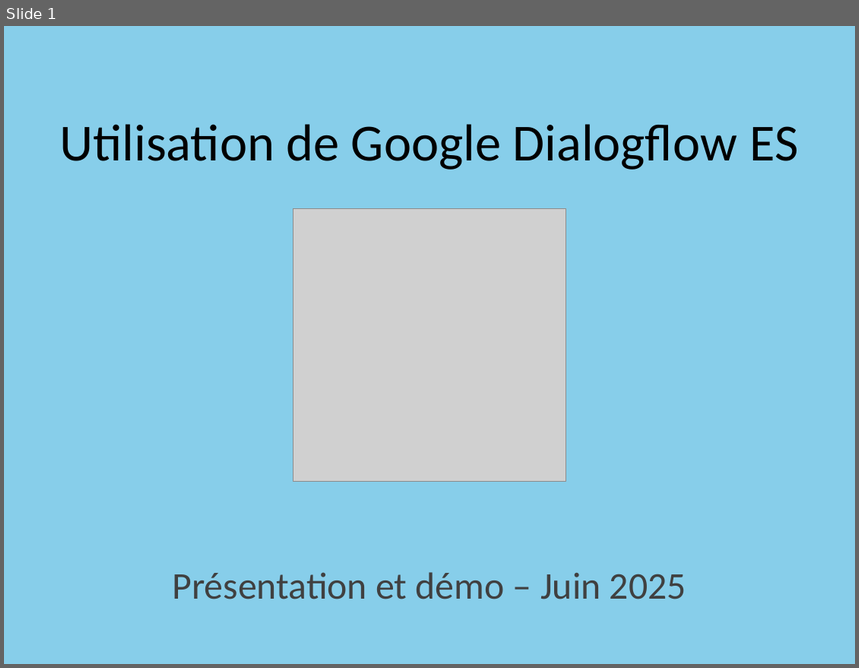
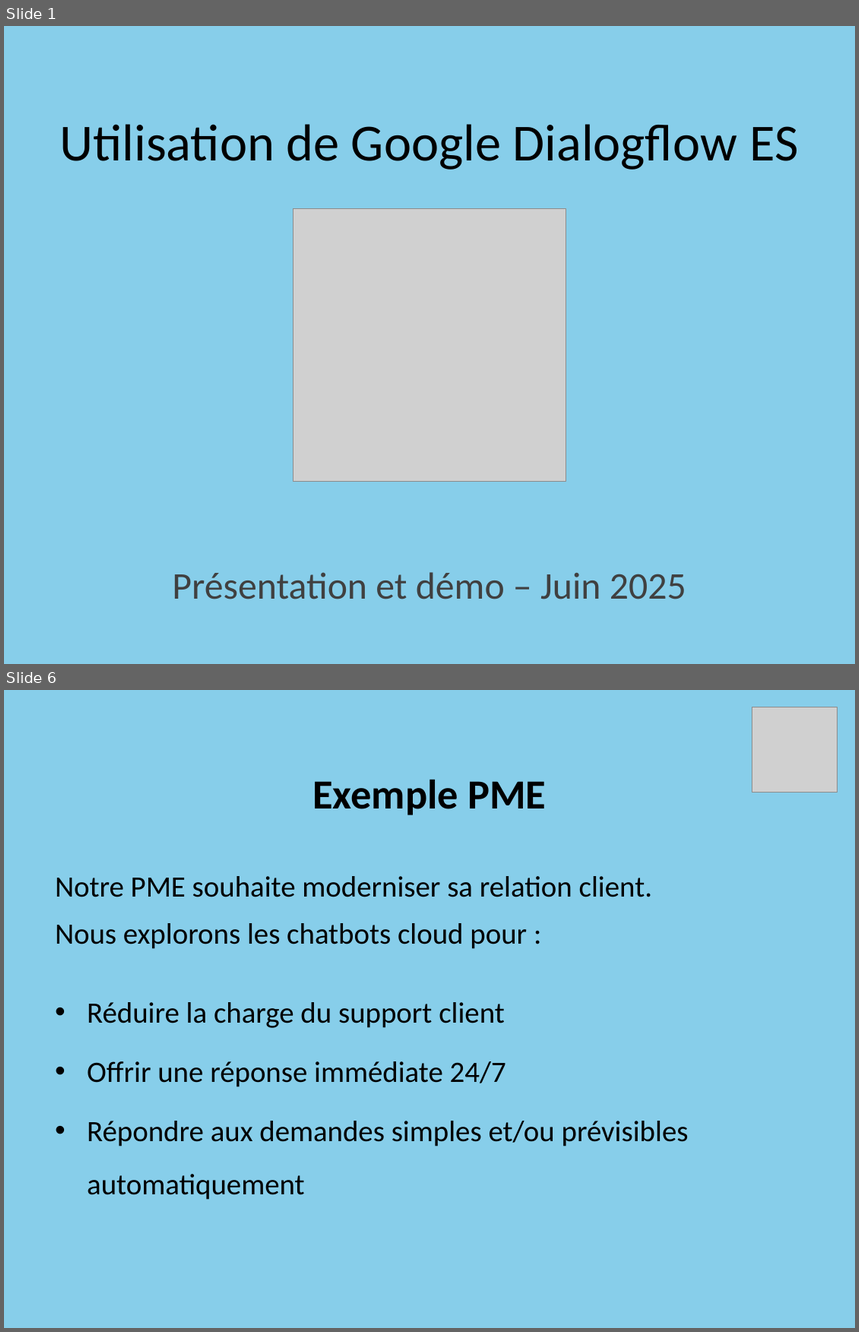
Before and after one commit to Projet-CLD/Google_Dialogflow, a slide deck: Dialogflow_Presentation.pptx. Shown one above the other, each under a label of ours: slide 1 before the commit, slides 1 and 6 after it; the slides between them are not shown. The pictures are 859x668 and 859x1332 pixels, drawn with LibreOffice and Linux fonts; fonts in the diff are those of the drawing; grey boxes stand for pictures. Boxes give left, top, right and bottom in pixels: in the first picture for what was removed or moved away, otherwise in the second. Text is boxed around its words. In the diff, an @@ line names an element or a change of style, - is before the commit and + after.

```diff
--- a/Dialogflow_Presentation.pptx
+++ b/Dialogflow_Presentation.pptx
@@ slide 6 added at (x1=4, y1=690, x2=855, y2=1328), background #87CEEA @@
@@ picture added at (x1=752, y1=707, x2=837, y2=792) @@
@@ title added at (x1=313, y1=779, x2=546, y2=815), 35 pt, text #000000, bold @@
+Exemple PME
@@ text added at (x1=55, y1=876, x2=652, y2=949), 25 pt, text #000000 @@
+Notre PME souhaite moderniser sa relation client.
+Nous explorons les chatbots cloud pour :
@@ text added at (x1=87, y1=1002, x2=689, y2=1200), 25 pt, text #000000 @@
+• Réduire la charge du support client
+• Offrir une réponse immédiate 24/7
+• Répondre aux demandes simples et/ou prévisibles automatiquement
```
Also in this commit, not shown: 7 slides changed, 4 other slides added, 2 slides removed.
